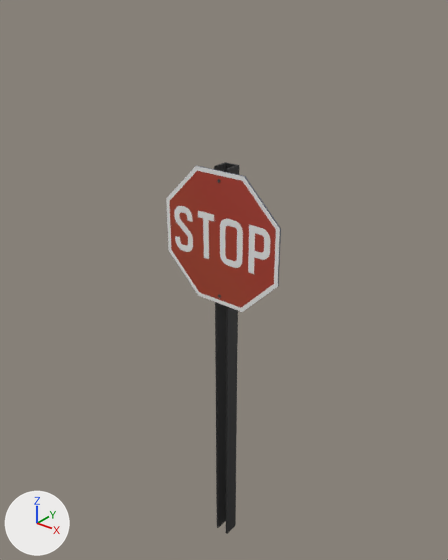
What one commit did to the glTF model sets/road-signs/gltf-exports/stop-sign/stop-sign.gltf.
The view is the same before and after, from a camera (50 mm lens) standing at (1.47, -1.85, 2.57) and looking at (-0.06, 0.06, 1.39). Arrows for +X, +Y and +Z are at lower left; the lights stay in place. Vertices at the same position are counted once.

In view in the first picture: 'stop-sign'.
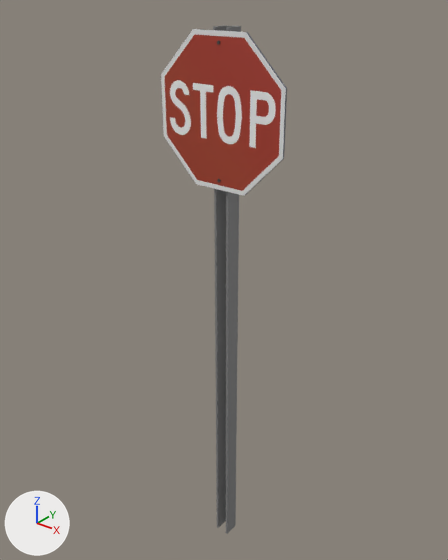
Commit message: stop sign

Changed parts and their boxes (x1, y1, x2, y2) in the pictures (448 x 560 px; the box of a moved part takes in the faces that stretch with it):
'stop-sign', reshaped (9% wider, 37% taller)
    before: (166, 162, 281, 534)
    after: (161, 25, 287, 534)
part 1 of me_plane, moved or reshaped
    before: (166, 166, 281, 312)
    after: (161, 29, 287, 196)
part 2 of me_plane, moved or reshaped
    before: (198, 211, 214, 259)
    after: (193, 83, 213, 139)
part 3 of me_plane, added
    after: (170, 80, 191, 135)
part 4 of me_plane, added
    after: (217, 86, 242, 144)
part 5 of me_plane, added
    after: (249, 90, 276, 148)
part 6 of me_plane, deleted
    before: (174, 206, 193, 252)
part 7 of me_plane, deleted
    before: (220, 218, 243, 268)
part 8 of me_plane, deleted
    before: (248, 225, 270, 274)
part 9 of me_plane, moved or reshaped
    before: (214, 162, 239, 534)
    after: (213, 25, 241, 534)

Edits to the bpy script that builds the scene:
```text
Change me_plane:
    used by ob_stop_sign; location = (0.0, 0.0, 0.0)
    remove me_plane.from_pydata(...)  # 360 vertices, 424 faces; spans x -0.29..0.29, y -0.05..0.03, z 0.0..1.92
    add me_plane.from_pydata(...)  # 404 vertices, 482 faces; spans x -0.29..0.29, y -0.05..0.04, z 0.0..2.42
    me_plane part 1: the loose piece of 34 vertices spanning x -0.29..0.29, y -0.05..-0.04, z 1.33..1.91 is moved by (0.0, 0.0, 0.5)
    me_plane part 2: the loose piece of 8 vertices spanning x -0.11..-0.03, y -0.05, z 1.52..1.73 is moved by (-0.01, 0.0, 0.5)
    me_plane part 3: a new loose piece of 133 vertices spanning x -0.25..-0.14, y -0.05, z 2.02..2.22, in mat_atlas_colors (picture img_atlas_colors_diffuse)
    me_plane part 4: a new loose piece of 111 vertices spanning x -0.01..0.11, y -0.05, z 2.02..2.23, in mat_atlas_colors (picture img_atlas_colors_diffuse)
    me_plane part 5: a new loose piece of 54 vertices spanning x 0.14..0.25, y -0.05, z 2.02..2.22, in mat_atlas_colors (picture img_atlas_colors_diffuse)
    me_plane part 6: the loose piece of 116 vertices spanning x -0.24..-0.14, y -0.05, z 1.52..1.72 is deleted
    me_plane part 7: the loose piece of 90 vertices spanning x 0.0..0.12, y -0.05, z 1.52..1.72 is deleted
    me_plane part 8: the loose piece of 50 vertices spanning x 0.15..0.25, y -0.05, z 1.52..1.73 is deleted
    me_plane part 9
    25 vertices are removed from x -0.03..0.03, y -0.05..0.03, z 1.86..1.92
    64 faces are deleted
    1 vertex moves within x 0.0, y -0.05, z 1.87
    4 vertices are added at (-0.01, -0.05, 1.87), (0.0, -0.05, 1.88), (0.0, -0.05, 1.87), (0.0, 0.04, 1.87)
    14 new vertices lie (0.0, 0.0, 2.42) away from vertices in x -0.03..0.03, y -0.03..0.03, z 0.0
    8 new vertices lie (0.0, 0.09, 0.0) away from vertices in x -0.01..0.01, y -0.05, z 1.87..1.88
    72 new faces join them
```
